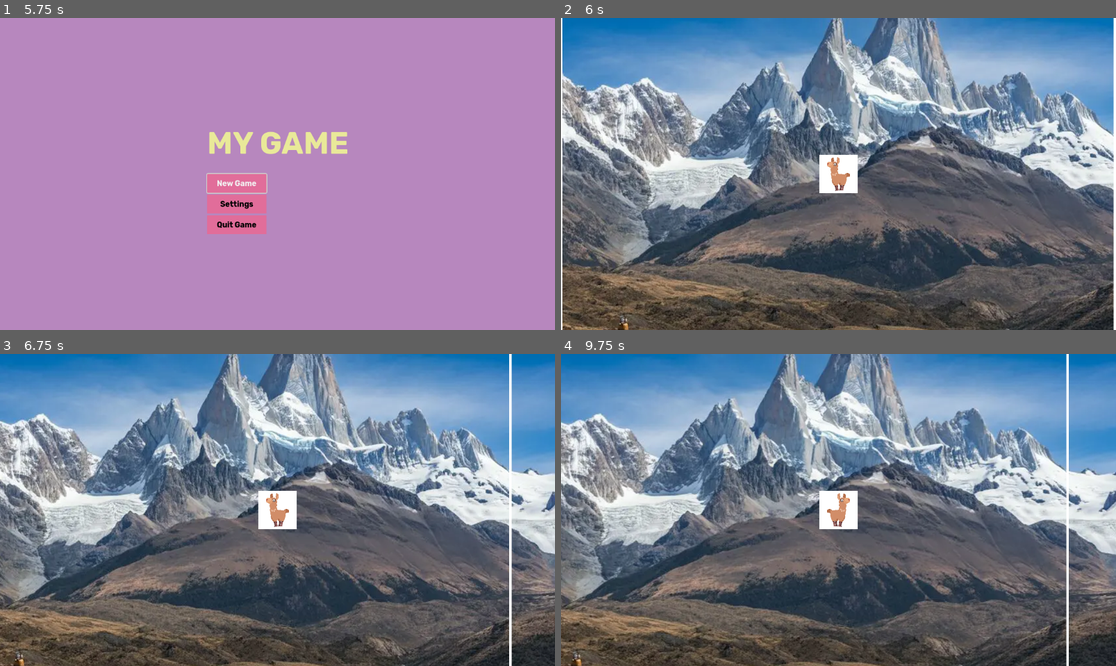
Above: before the commit, frames 1-4 (two rows, left to right).
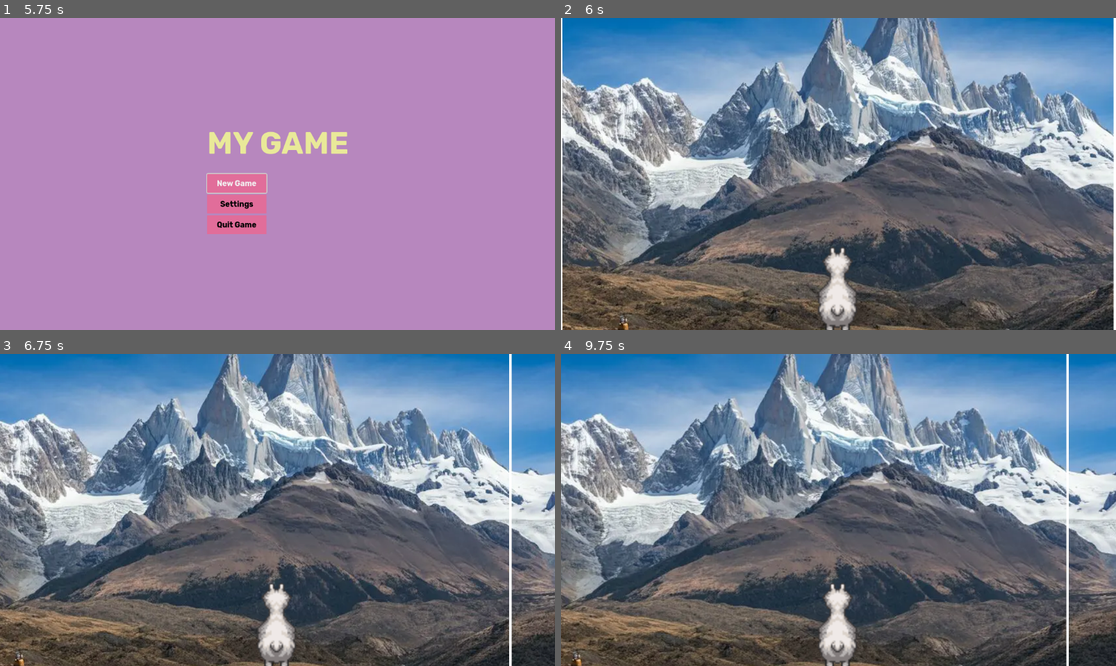
Above: after the commit, the same moments.

Repository: FabienSchmitt/Split
Game: Godot game, scene res://scenes/ui/splash_screen_manager.tscn
Same seed, same stepped clock (60 frames per second), same inputs: the game is played once before the commit and once after it.
Inputs:
- Up to frame 1 (5.75 s): tap Enter at 0.5, 3.5 s; hold D (move_right) 0.53-1.28 s; hold A (move_left) 1.28-2.03 s; hold D (move_right) 2.03-3.53 s; tap Space at 2.75 s; hold A (move_left) from 3.53 s (still down)
- Up to frame 2 (6 s): release A (move_left) at 5.75 s; click "New Game" at 5.75 s
- Up to frame 3 (6.75 s): tap Space at 6.5 s; hold D (move_right) from 6.53 s (still down)
- Up to frame 4 (9.75 s): tap Enter at 8 s; tap Space at 8.75 s; release D (move_right) at 8.78 s; hold A (move_left) from 8.78 s (still down)

Frame 1 is identical in both runs. In frame 2, 2.1% of the frame differs, in the area x 46-54%, y 43-100%; in frame 3, 2.0%; in frame 4, 2.1%.

Commit message:
Use lama proper sprite

Diff:
--- a/scenes/player/player.tscn
+++ b/scenes/player/player.tscn
@@ -1,11 +1,11 @@
 [gd_scene format=3 uid="uid://dlsjbkug74opl"]
 
 [ext_resource type="Script" uid="uid://dssnisjsncl6b" path="res://scripts/player.gd" id="1_dovo2"]
-[ext_resource type="Texture2D" uid="uid://bm7xkrbngyrfx" path="res://assets/sprites/lama.jpg" id="2_dovo2"]
+[ext_resource type="Texture2D" uid="uid://b3jgqitc2sqbp" path="res://assets/sprites/lama.png" id="2_dovo2"]
 
 [sub_resource type="AtlasTexture" id="AtlasTexture_gmlin"]
 atlas = ExtResource("2_dovo2")
-region = Rect2(0, 0, 7973, 7974)
+region = Rect2(0, 0, 31, 69)
 
 [sub_resource type="SpriteFrames" id="SpriteFrames_lo2sf"]
 animations = [{
@@ -27,7 +27,8 @@
 [node name="Camera2D" type="Camera2D" parent="." unique_id=2078184630]
 
 [node name="AnimatedSprite2D" type="AnimatedSprite2D" parent="." unique_id=1172210751]
-scale = Vector2(0.01, 0.01)
+position = Vector2(-2, 252)
+scale = Vector2(3, 3)
 sprite_frames = SubResource("SpriteFrames_lo2sf")
 animation = &"idle"
 
Binary file removed: assets/sprites/lama.jpg
Not shown, changed: assets/sprites/lama.png.import
